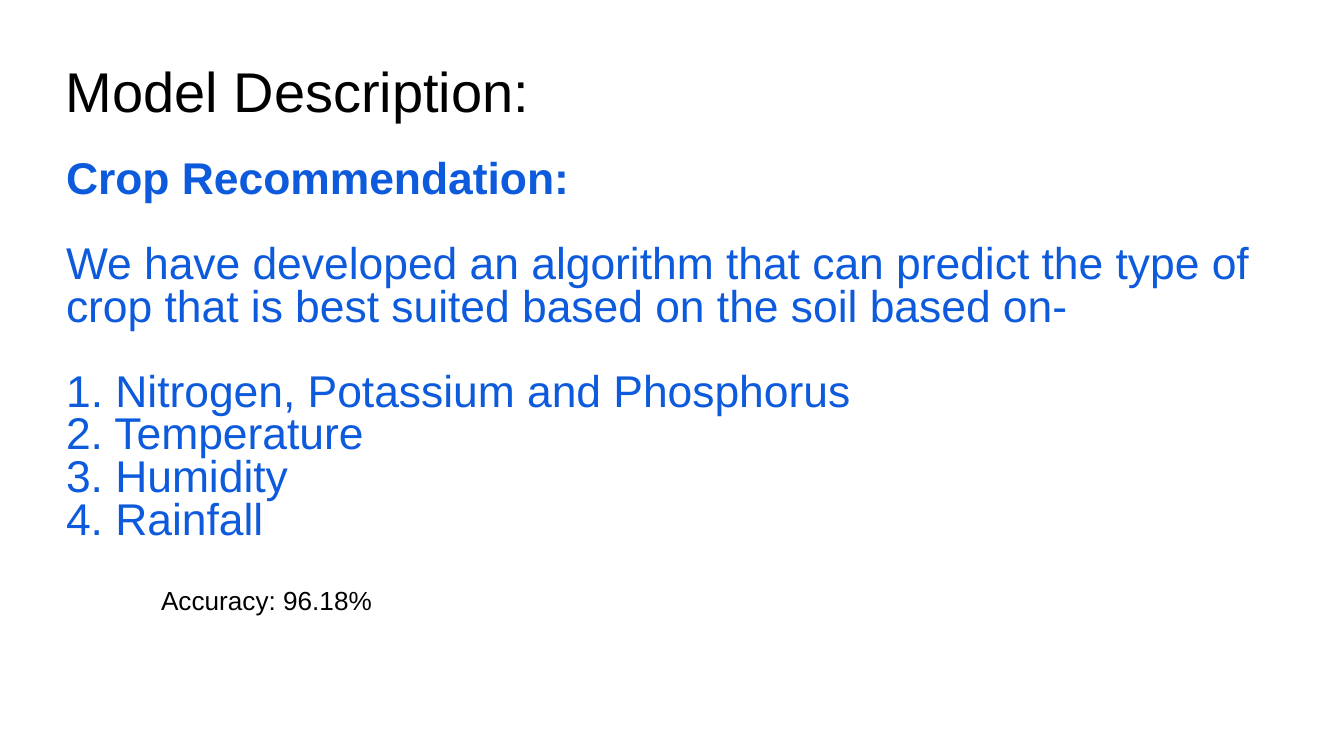
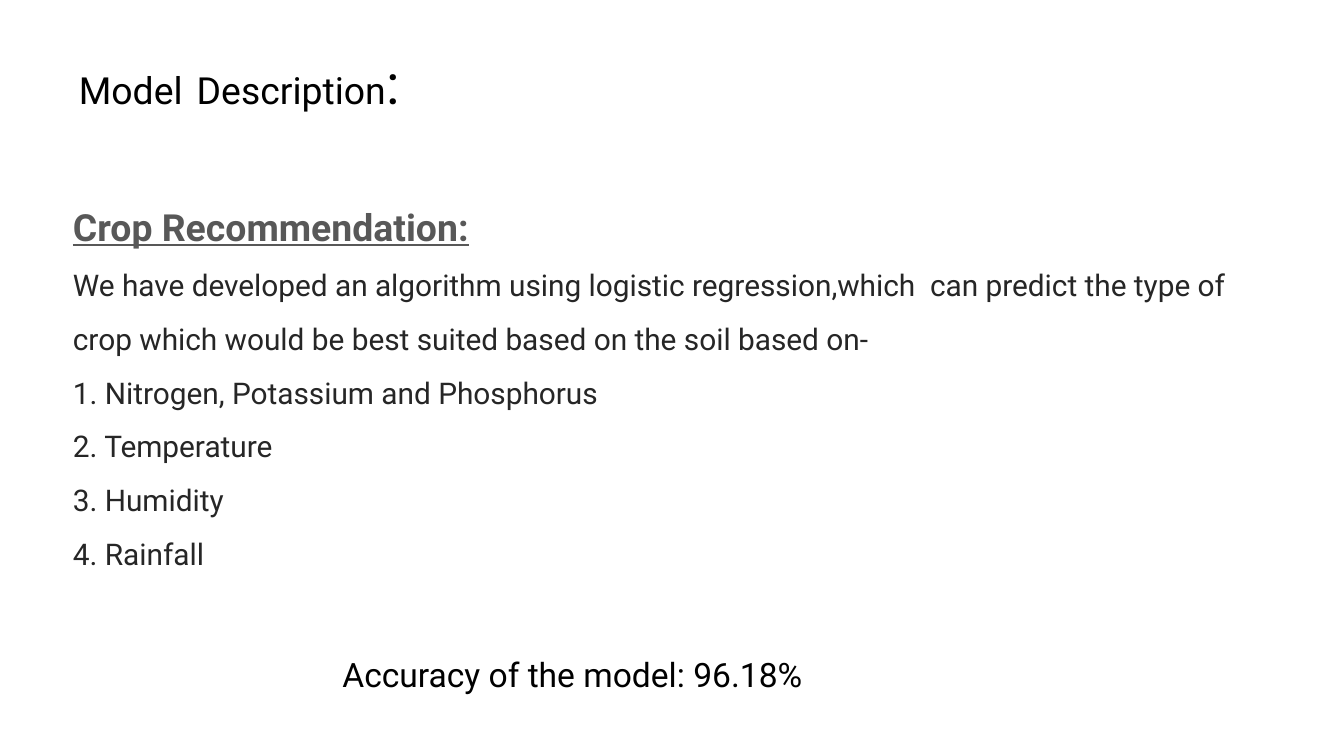
Before and after one commit to harshalplus1/hackmol4.0, a slide deck: slide 6 of HackMoL PPT Format.pptx (slide 5 before the commit). Drawn at 1344x756 pixels with LibreOffice and Linux fonts; fonts in the diff are those of the drawing; background and template pictures are left out. Boxes give left, top, right and bottom in pixels: in the first picture for what was removed or moved away, otherwise in the second. Text is boxed around its words. In the diff, an @@ line names an element or a change of style, - is before the commit and + after.

```diff
--- a/HackMoL PPT Format.pptx
+++ b/HackMoL PPT Format.pptx
@@ title "Model Description:": place and size @@
-title "Model Description:" at (66, 71, 529, 122)
+title "Model Description:" at (79, 76, 386, 112)
@@ title "Model Description:" at (79, 76, 386, 112): size 30 to 20 pt, font Arial to Roboto; alignment centre to left @@
@@ subtitle "Crop Recommendation:": place and size @@
-subtitle "Crop Recommendation:" at (66, 161, 1249, 536)
+subtitle "Crop Recommendation:" at (73, 213, 1225, 566)
@@ subtitle at (73, 213, 597, 566): size 23.8 to 20 pt, text colour #0D5BDC to #585858, underline on in "Crop Recommendation:"; font Arial to Roboto in "Crop Recommendation:", "1. Nitrogen, Potassium and Phosphorus", "2. Temperature", "3. Humidity" and 1 more places; size 23.8 to 16 pt, text colour #0D5BDC to #262626 in "1. Nitrogen, Potassium and Phosphorus", "2. Temperature", "3. Humidity", "4. Rainfall"; line spacing 0.8 to 1.5 @@
@@ subtitle at (73, 273, 1225, 356): text changed; size 23.8 to 16 pt; font Arial to Roboto; text colour #0D5BDC to #262626 @@
-We have developed an algorithm that can predict the type of
-crop that is best suited based on the soil based on-
+We have developed an algorithm using logistic regression,which can predict the type of
+crop which would be best suited based on the soil based on-
@@ text at (342, 661, 802, 694): text changed; size 14 to 18 pt; font Arial to Roboto @@
-Accuracy: 96.18%
+Accuracy of the model: 96.18%
```
Also in this commit, not shown: 9 other slides changed, 2 slides added.
